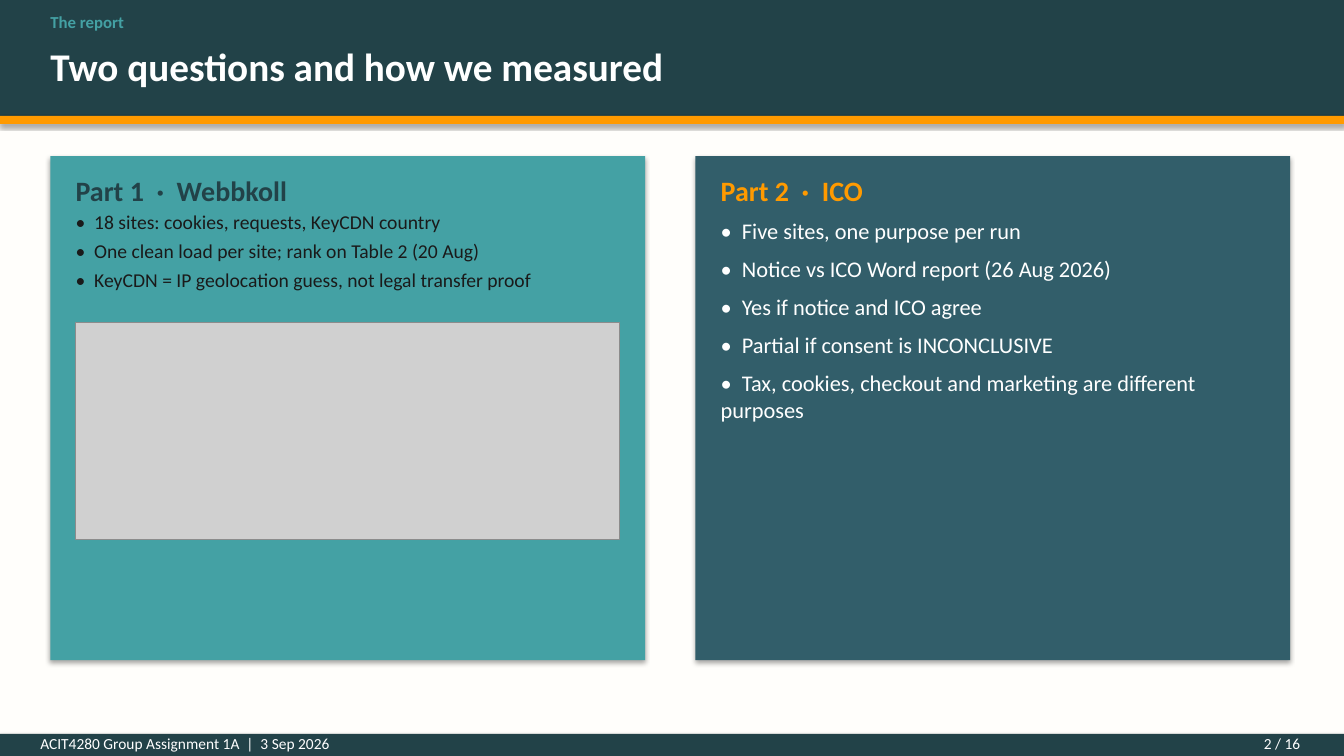
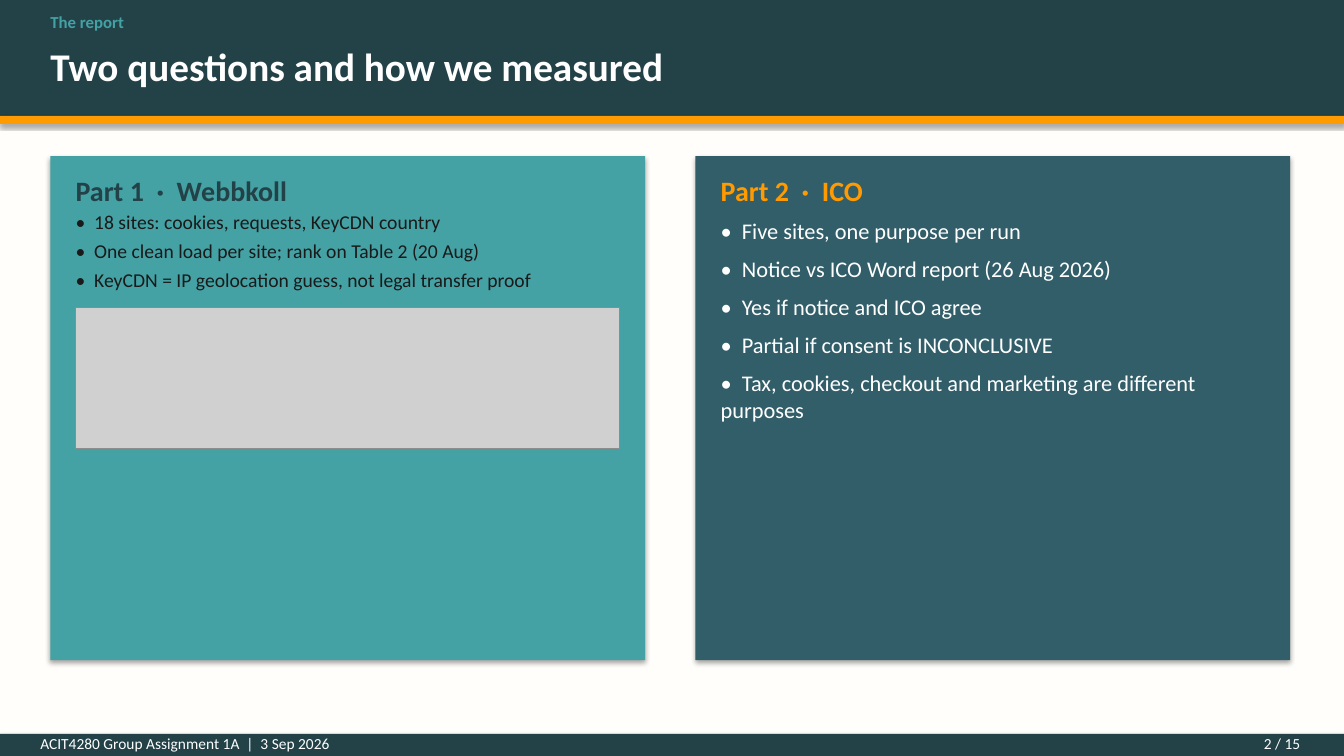
Before and after one commit to kasa031/Bacheloroppgave, a slide deck: slide 2 of ACIT4280_1A_presentation.pptx. Drawn at 1344x756 pixels with LibreOffice and Linux fonts; fonts in the diff are those of the drawing; grey boxes stand for pictures. Boxes give left, top, right and bottom in pixels: in the first picture for what was removed or moved away, otherwise in the second. Text is boxed around its words. In the diff, an @@ line names an element or a change of style, - is before the commit and + after.

```diff
--- a/ACIT4280_1A_presentation.pptx
+++ b/ACIT4280_1A_presentation.pptx
@@ picture: place and size @@
-picture at (76,323,620,539)
+picture at (76,308,620,449)
@@ text at (1264,739,1301,749): text changed @@
-2 / 16
+2 / 15
```
Also in this commit, not shown: 12 other slides changed, 1 slide removed, 4 other files.
